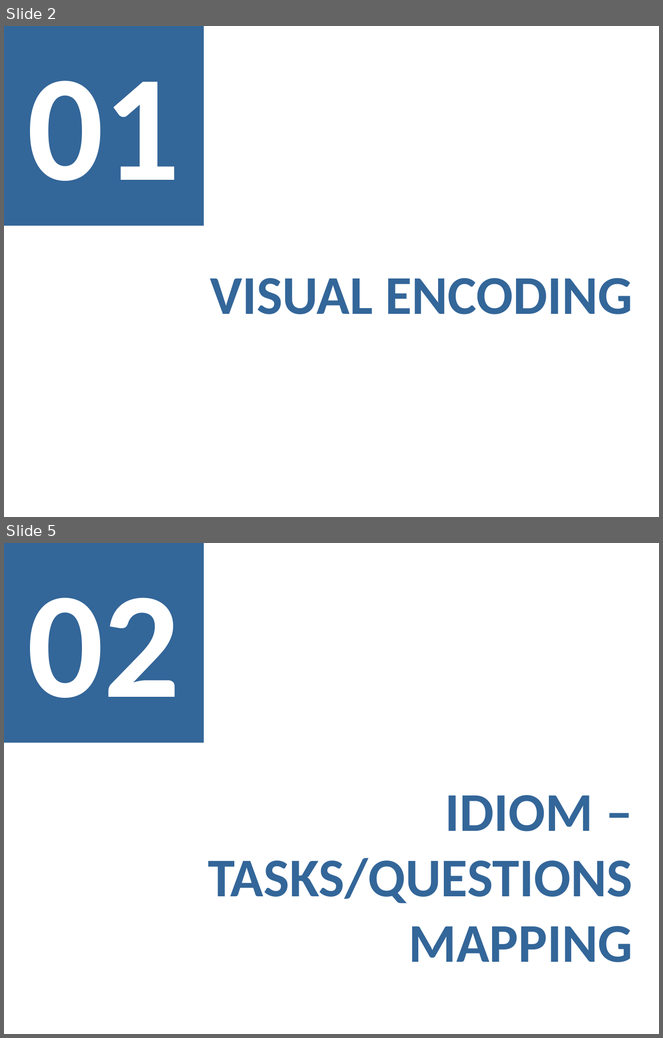
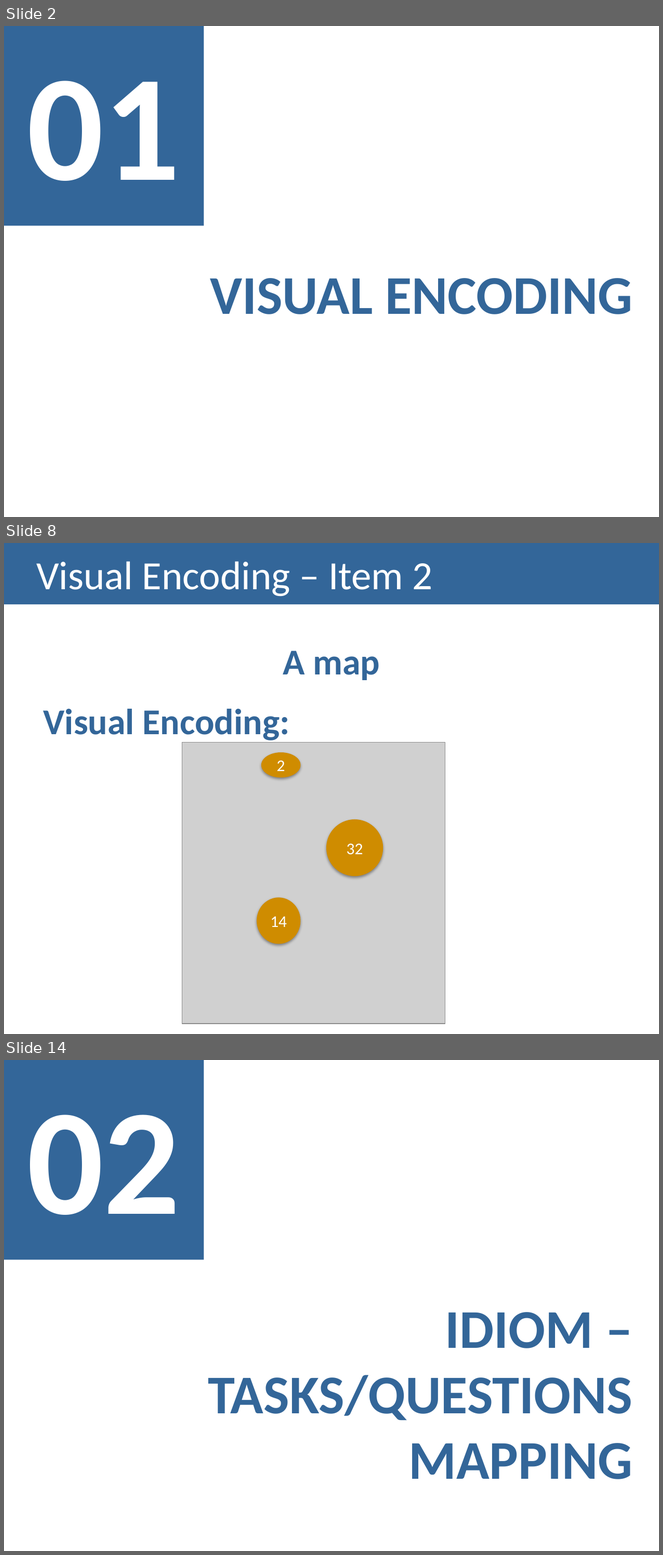
Before and after one commit to carboned4/V_I_2015_1, a slide deck: checkpoint3/G01A - Presentation 3.pptx. Shown one above the other, each under a label of ours: slides 2 and 5 before the commit, slides 2, 8 and 14 after it; the slides between them are not shown. The pictures are 663x1038 and 663x1555 pixels, drawn with LibreOffice and Linux fonts; fonts in the diff are those of the drawing; grey boxes stand for pictures. Boxes give left, top, right and bottom in pixels: in the first picture for what was removed or moved away, otherwise in the second. Text is boxed around its words. In the diff, an @@ line names an element or a change of style, - is before the commit and + after.

```diff
--- a/checkpoint3/G01A - Presentation 3.pptx
+++ b/checkpoint3/G01A - Presentation 3.pptx
@@ slide 8 added at <box>4,543,659,1034</box>, background #FFFFFF @@
@@ title added at <box>4,543,659,604</box>, fill #336699, 44 pt, text #FFFFFF @@
+Visual Encoding – Item 2
@@ text added at <box>44,651,380,743</box>, 40 pt, text #336699, bold @@
+A map
+Visual Encoding:
@@ picture added at <box>182,742,445,1024</box> @@
@@ ellipse added at <box>261,753,301,778</box>, fill #CF8C00, 18 pt, text #FFFFFF @@
+2
@@ ellipse added at <box>326,820,384,876</box>, fill #CF8C00, 18 pt, text #FFFFFF @@
+32
@@ ellipse added at <box>257,898,301,944</box>, fill #CF8C00, 18 pt, text #FFFFFF @@
+14
@@ what was slide 5 is now slide 14 @@
```
Also in this commit, not shown: 2 slides changed, 8 other slides added.
